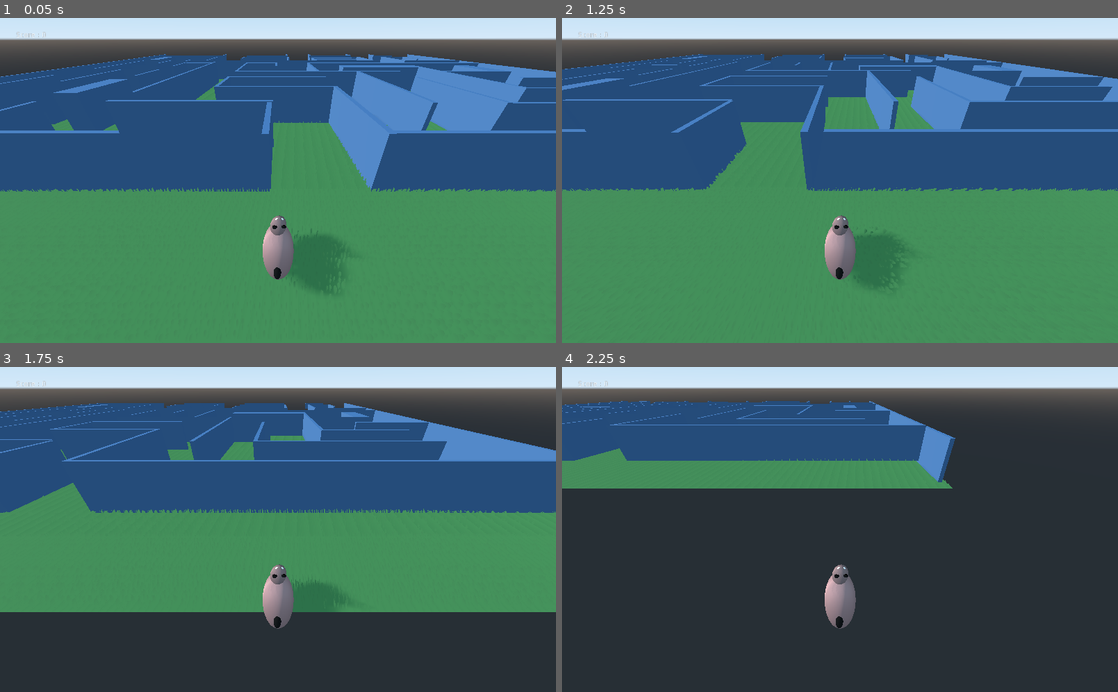
Above: before the commit, frames 1-4 (two rows, left to right).
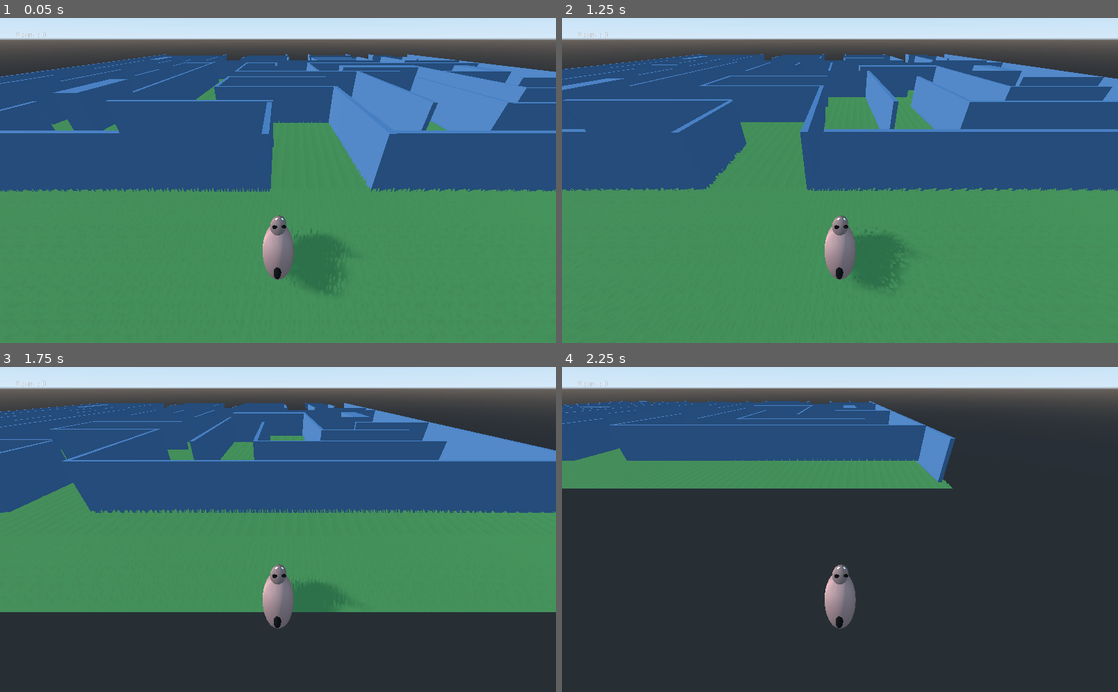
Above: after the commit, the same moments.

Repository: ajelenga/labiLapin
Game: Godot game, scene res://Spatial.tscn
Two runs of this game, one before a commit and one after it. Both use one fixed random seed, a clock stepped at 60 frames per second and the inputs below.
Inputs:
- Up to frame 1 (0.05 s): no input
- Up to frame 2 (1.25 s): tap Enter at 0.5 s; hold Right (ui_right) from 0.53 s (still down)
- Up to frame 3 (1.75 s): release Right (ui_right) at 1.28 s; hold Down (ui_down) from 1.28 s (still down)
- Up to frame 4 (2.25 s): release Down (ui_down) at 2.03 s; hold Right (ui_right) from 2.03 s (still down)

Frame 1 is identical in both runs. In frame 2, less than 0.1% of the frame differs, in the area x 4-66%, y 16-53%; in frame 3, less than 0.1%; in frame 4, less than 0.1%.

Commit message:
collision shape

Diff:
--- a/main/Spatial.tscn
+++ b/main/Spatial.tscn
@@ -422,7 +422,7 @@
 Terrain/HeightMap = null
 
 [node name="CollisionShape" type="CollisionShape" parent="plateau"]
-transform = Transform( 2.02115, 0, 0, 0, 0.99255, 0, 0, 0, 0.768561, -1.79815, 0, 0 )
+transform = Transform( 2.02115, 0, 0, 0, 0.99255, 0, 0, 0, 0.768561, 0.0899962, 0, 0 )
 shape = SubResource( 60 )
 
 [node name="FastFurGrassSelective2" type="Spatial" parent="plateau"]
